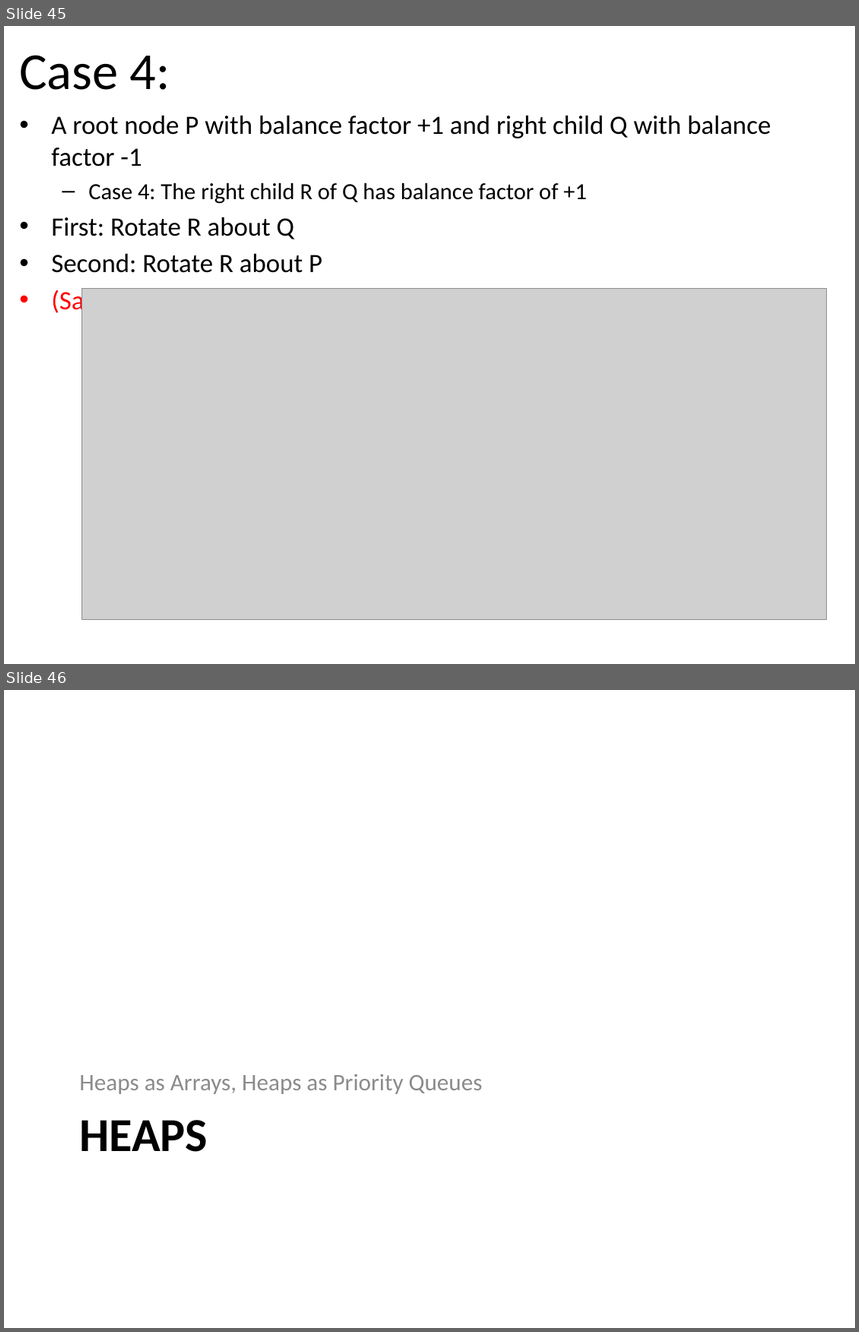
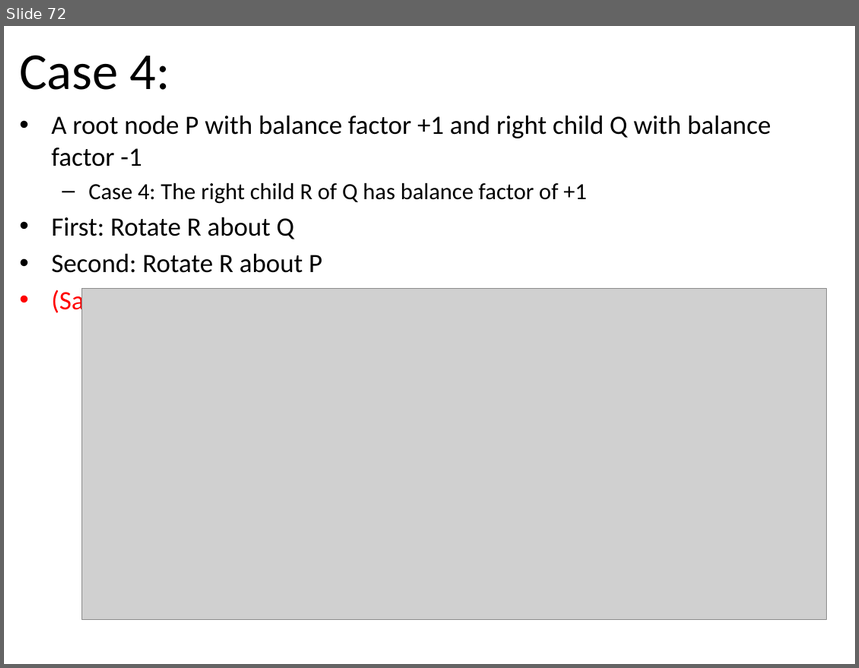
Before and after one commit to tutrunghieu/dsa-2017-java-tutorial, a slide deck: dsa2017-java-online/handouts/data-day05/Lecture 08 - Chapter 06 - Binary Trees - Day 3.pptx. Shown one above the other, each under a label of ours: slides 45 and 46 before the commit, slide 72 after it. The pictures are 859x1332 and 859x668 pixels, drawn with LibreOffice and Linux fonts; fonts in the diff are those of the drawing; grey boxes stand for pictures. Boxes give left, top, right and bottom in pixels: in the first picture for what was removed or moved away, otherwise in the second. Text is boxed around its words. In the diff, an @@ line names an element or a change of style, - is before the commit and + after.

```diff
--- a/dsa2017-java-online/handouts/data-day05/Lecture 08 - Chapter 06 - Binary Trees - Day 3.pptx
+++ b/dsa2017-java-online/handouts/data-day05/Lecture 08 - Chapter 06 - Binary Trees - Day 3.pptx
@@ slide 46 removed at (x1=4, y1=690, x2=855, y2=1328), background #FFFFFF @@
@@ text removed at (x1=79, y1=1074, x2=483, y2=1094) @@
-Heaps as Arrays, Heaps as Priority Queues
@@ title removed at (x1=79, y1=1120, x2=208, y2=1152) @@
-HEAPS
@@ what was slide 45 is now slide 72 @@
```
Also in this commit, not shown: 1 slide changed, 5 slides added, 4 other slides removed, 7 other files.
